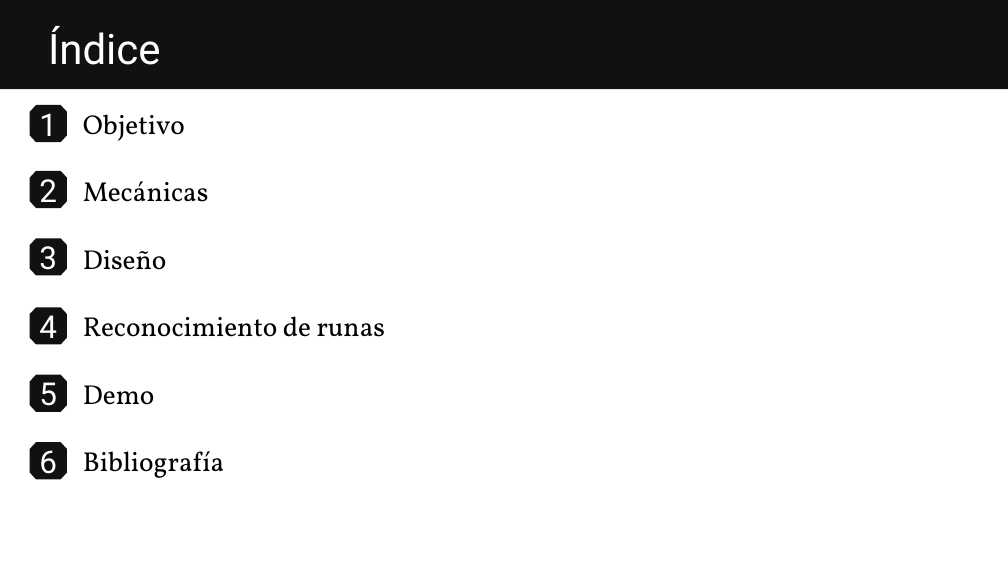
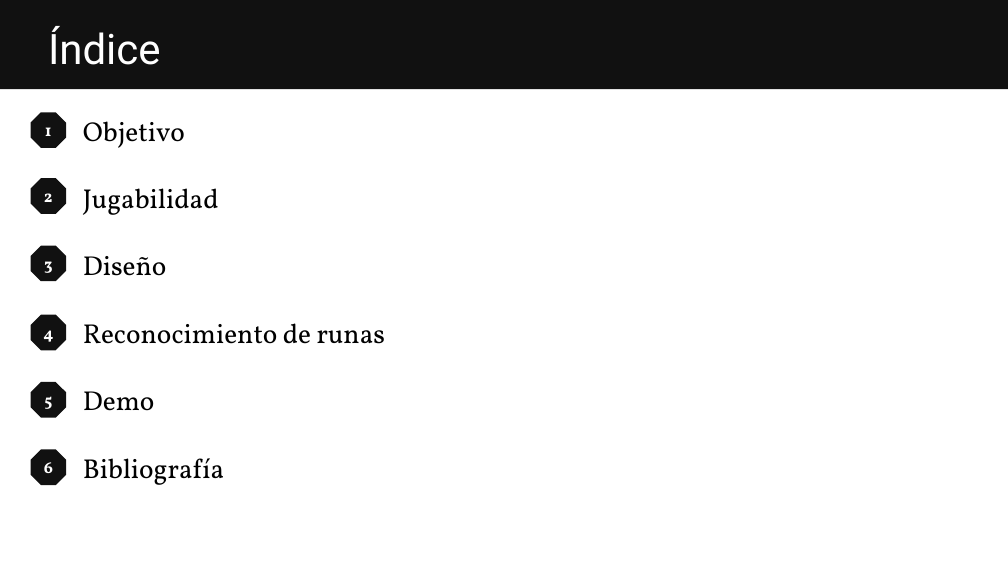
Before and after one commit to felipetourn/RuneArena, a slide deck: slide 2 of Presentacion/RuneArena.pptx. Drawn at 1008x567 pixels with LibreOffice and Linux fonts; fonts in the diff are those of the drawing. Boxes give left, top, right and bottom in pixels: in the first picture for what was removed or moved away, otherwise in the second. Text is boxed around its words. In the diff, an @@ line names an element or a change of style, - is before the commit and + after.

Commit message:
presentation

```diff
--- a/Presentacion/RuneArena.pptx
+++ b/Presentacion/RuneArena.pptx
@@ freeform shape removed at <box>29,105,67,142</box> @@
-1
@@ octagon added at <box>30,112,66,147</box>, fill #111111, 16 pt, text #FFFFFF, bold @@
+1
@@ freeform shape removed at <box>29,171,67,208</box> @@
-2
@@ octagon added at <box>30,178,66,214</box>, fill #111111, 16 pt, text #FFFFFF, bold @@
+2
@@ text at <box>83,188,219,215</box>: text changed @@
-Mecánicas
+Jugabilidad
@@ freeform shape removed at <box>29,238,67,275</box> @@
-3
@@ octagon added at <box>30,246,66,281</box>, fill #111111, 16 pt, text #FFFFFF, bold @@
+3
@@ 5 texts: place and size @@
-5 texts at <box>83,114,385,478</box>
+5 texts at <box>83,121,385,485</box>
@@ freeform shape removed at <box>29,307,67,344</box> @@
-4
@@ octagon added at <box>30,315,66,350</box>, fill #111111, 16 pt, text #FFFFFF, bold @@
+4
@@ freeform shape removed at <box>29,375,67,412</box> @@
-5
@@ octagon added at <box>30,382,66,417</box>, fill #111111, 16 pt, text #FFFFFF, bold @@
+5
@@ freeform shape removed at <box>29,442,67,479</box> @@
-6
@@ octagon added at <box>30,449,66,485</box>, fill #111111, 16 pt, text #FFFFFF, bold @@
+6
```
Also in this commit, not shown: 2 other slides changed, 12 slides added, 3 slides removed, 2 other files.
